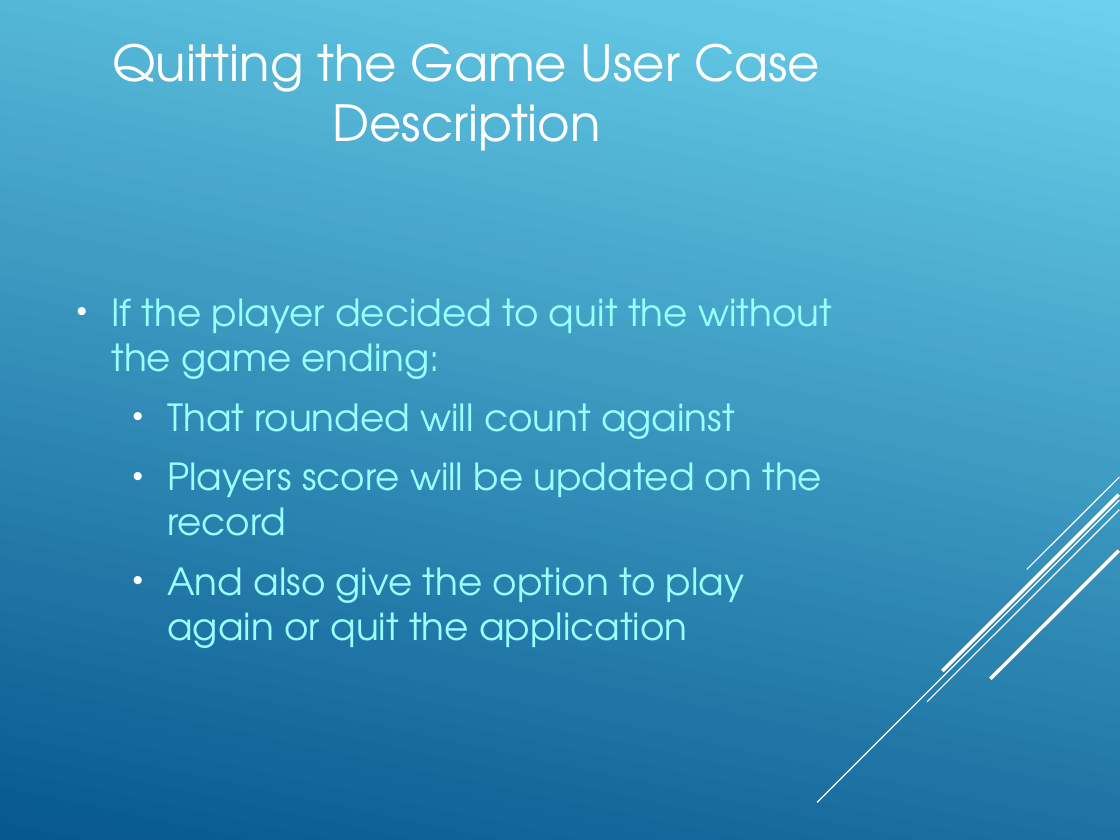
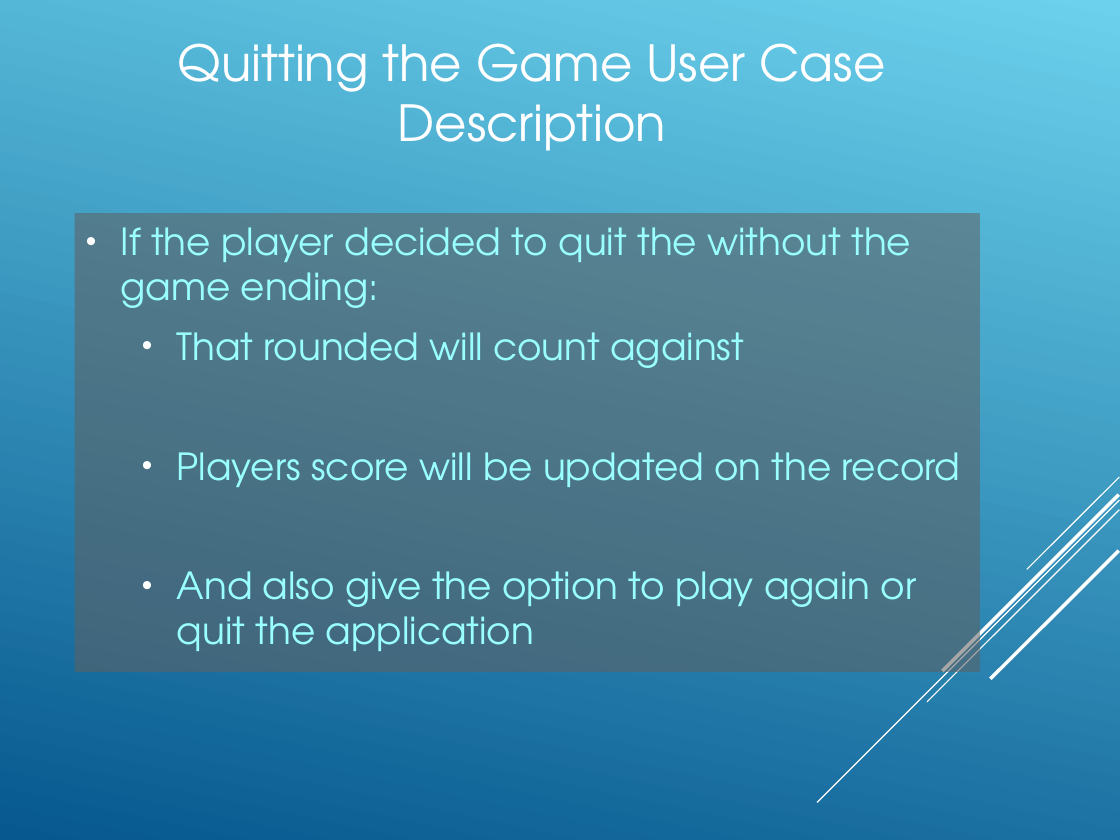
Before and after one commit to Amatarasu/A-Team, a slide deck: slide 26 of Power.Point.Presentation-bk.ppt. Drawn at 1120x840 pixels with LibreOffice and Linux fonts; fonts in the diff are those of the drawing. Boxes give left, top, right and bottom in pixels: in the first picture for what was removed or moved away, otherwise in the second. Text is boxed around its words. In the diff, an @@ line names an element or a change of style, - is before the commit and + after.

Commit message:
Fixed some formatting stuff on the powerpoint, its easier on the eyes and the formating was messy

```diff
--- a/Power.Point.Presentation-bk.ppt
+++ b/Power.Point.Presentation-bk.ppt
@@ background gradient #6BD1EC to #06588E to gradient #06588E to #6BD1EC @@
@@ title "Quitting the Game User Case ...": place and size @@
-title "Quitting the Game User Case ..." at [112,43,820,151]
+title "Quitting the Game User Case ..." at [178,43,885,151]
@@ rectangle "If the player decided to ...": place and size @@
-rectangle "If the player decided to ..." at [111,298,832,648]
+rectangle "If the player decided to ..." at [75,213,980,672]
@@ rectangle "If the player decided to ..." at [75,213,980,672]: fill none to #606060 at 55% opacity @@
```
Also in this commit, not shown: 34 other slides changed.
